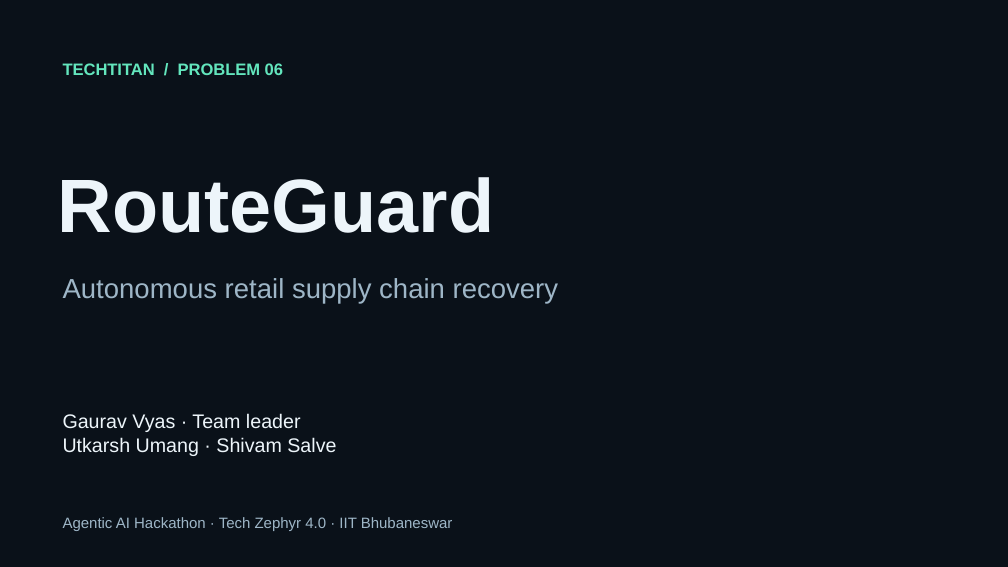
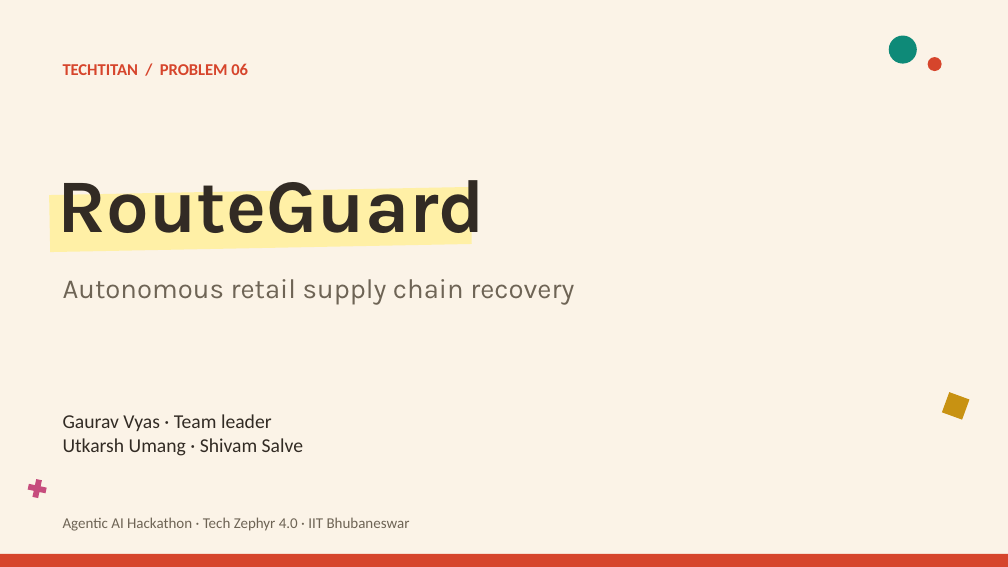
Before and after one commit to realgauravvyas/TechTitan-RouteGuard-Agentic, a slide deck: slide 1 of submission/TechTitan_presentation_agentic.pptx. Drawn at 1008x567 pixels with LibreOffice and Linux fonts; fonts in the diff are those of the drawing. Boxes give left, top, right and bottom in pixels: in the first picture for what was removed or moved away, otherwise in the second. Text is boxed around its words. In the diff, an @@ line names an element or a change of style, - is before the commit and + after.

```diff
--- a/submission/TechTitan_presentation_agentic.pptx
+++ b/submission/TechTitan_presentation_agentic.pptx
@@ background #0A1119 to #FBF3E7 @@
@@ text "TECHTITAN / PROBLEM 06" at [63,63,248,75]: font Arial to Calibri, text colour #63E6BD to #D6452C @@
@@ ellipse added at [889,36,917,64], fill #0E8A78 @@
@@ ellipse added at [928,57,942,71], fill #D6452C @@
@@ text "RouteGuard" at [58,163,486,250]: font Arial to Karla, text colour #EDF5FA to #322B24 @@
@@ rectangle added at [49,187,472,252], fill #FFF0A6 @@
@@ text "Autonomous retail supply chain recovery" at [63,279,574,305]: font Arial to Karla, text colour #9EB6C7 to #6E6455 @@
@@ text "Gaurav Vyas · Team leader" at [63,414,303,456]: font Arial to Calibri, text colour #EDF5FA to #322B24 @@
@@ rectangle added at [942,393,969,420], fill #C89212 @@
@@ plus sign added at [23,474,52,504], fill #C64C7D @@
@@ text "Agentic AI Hackathon · Tech ..." at [63,517,410,531]: font Arial to Calibri, text colour #9EB6C7 to #6E6455 @@
@@ rectangle added at [0,554,1008,567], fill #D6452C @@
```
Also in this commit, not shown: 9 other slides changed, 1 other file.
